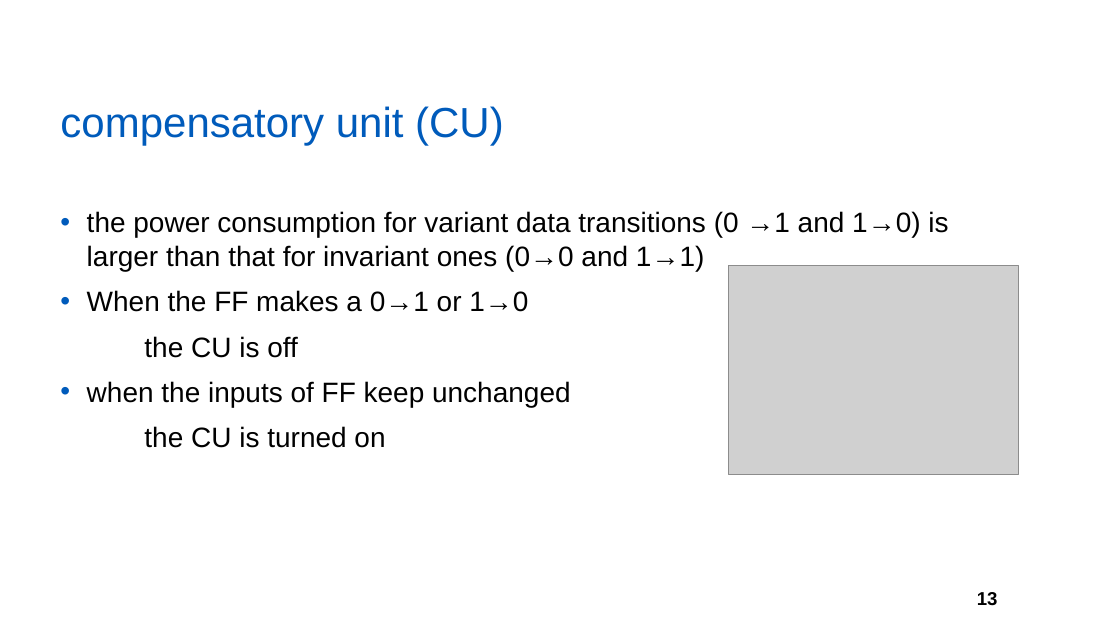
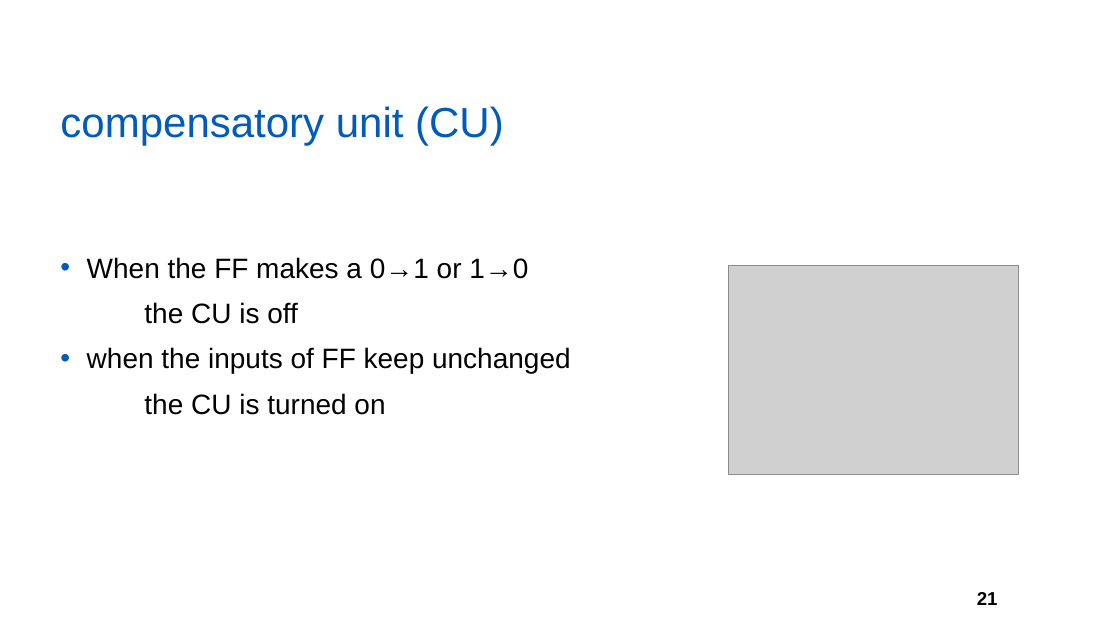
Before and after one commit to yberlin/hello-world, a slide deck: slide 21 of asianhost pre/FPL.pptx (slide 13 before the commit). Drawn at 1120x630 pixels with LibreOffice and Linux fonts; fonts in the diff are those of the drawing; grey boxes stand for pictures; background and template pictures are left out. Boxes give left, top, right and bottom in pixels: in the first picture for what was removed or moved away, otherwise in the second. Text is boxed around its words. In the diff, an @@ line names an element or a change of style, - is before the commit and + after.

```diff
--- a/asianhost pre/FPL.pptx
+++ b/asianhost pre/FPL.pptx
@@ text at (87, 211, 948, 271): paragraph removed @@
-• the power consumption for variant data transitions (0 →1 and 1→0) is larger than that for invariant ones (0→0 and 1→1)
@@ page number at (977, 592, 998, 605): text changed @@
-13
+21
```
Also in this commit, not shown: 4 other slides changed, 8 slides added.
